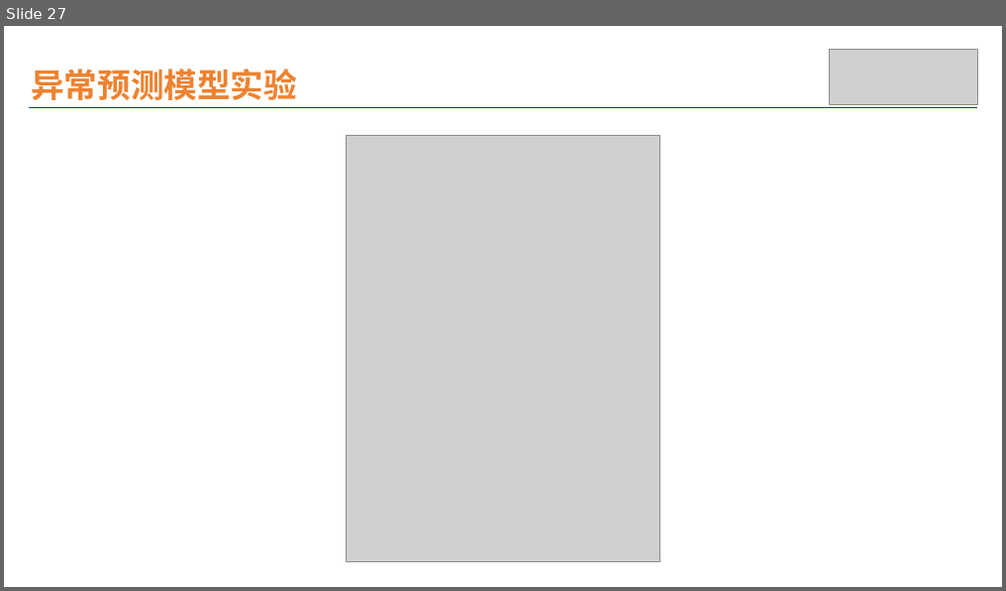
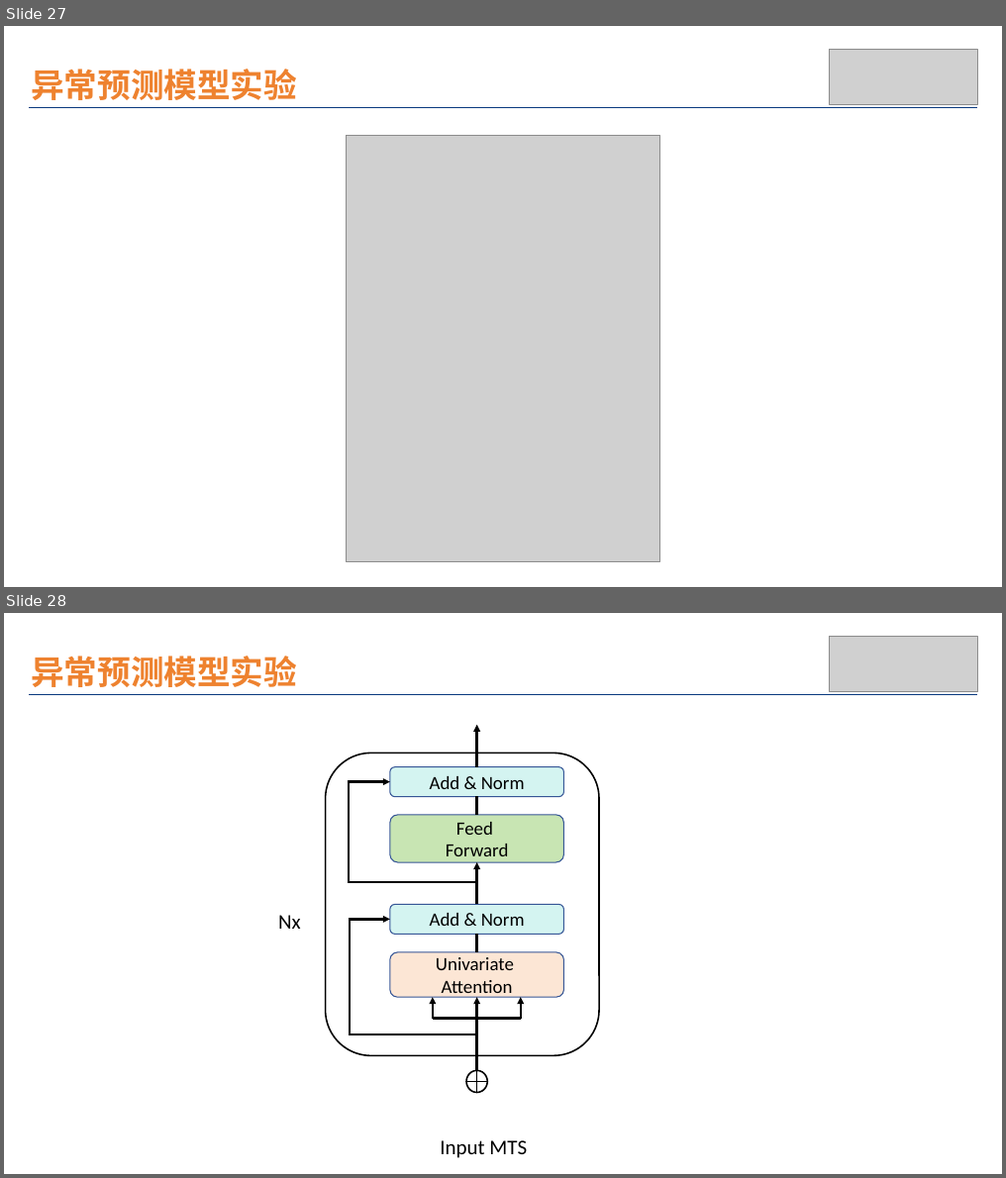
Before and after one commit to wuchenhu98/lunwen, a slide deck: 论文插图.pptx. Shown one above the other, each under a label of ours: slide 27 before the commit, slides 27 and 28 after it. The pictures are 1006x591 and 1006x1178 pixels, drawn with LibreOffice and Linux fonts; fonts in the diff are those of the drawing; grey boxes stand for pictures. Boxes give left, top, right and bottom in pixels: in the first picture for what was removed or moved away, otherwise in the second. Text is boxed around its words. In the diff, an @@ line names an element or a change of style, - is before the commit and + after.

```diff
--- a/论文插图.pptx
+++ b/论文插图.pptx
@@ slide 28 added at bbox=[4, 613, 1002, 1174], background #FFFFFF @@
@@ picture added at bbox=[829, 636, 977, 691] @@
@@ text added at bbox=[31, 656, 297, 687], 32 pt, text #EE822F, bold @@
+异常预测模型实验
@@ line added from (29, 694) to (977, 694), #09397E 1 pt @@
@@ arrow added from (477, 767) to (477, 725), #000000 2.25 pt @@
@@ rounded rectangle added at bbox=[325, 753, 599, 1057], outline #000000 1.5 pt @@
@@ elbow arrow added from (476, 886) to (390, 782), #000000 2.25 pt @@
@@ rounded rectangle added at bbox=[390, 767, 564, 797], fill #D4F4F2, outline #355696 1 pt, 18 pt, text #000000 @@
+Add & Norm
@@ rounded rectangle added at bbox=[390, 815, 564, 863], fill #C8E5B3, outline #355696 1 pt, 18 pt, text #000000 @@
+Feed
+Forward
@@ line added from (477, 815) to (477, 796), #000000 2.25 pt @@
@@ arrow added from (477, 904) to (477, 862), #000000 2.25 pt @@
@@ rounded rectangle added at bbox=[390, 904, 564, 934], fill #D4F4F2, outline #355696 1 pt, 18 pt, text #000000 @@
+Add & Norm
@@ text added at bbox=[278, 915, 301, 929], 20 pt, text #000000 @@
+Nx
@@ elbow arrow added from (477, 1045) to (390, 919), #000000 2.25 pt @@
@@ line added from (477, 953) to (477, 934), #000000 2.25 pt @@
@@ rounded rectangle added at bbox=[390, 953, 564, 998], fill #FCE6D5, outline #355696 1 pt, 18 pt, text #000000 @@
+Univariate
+Attention
@@ arrow added from (433, 1019) to (433, 997), #000000 2.25 pt @@
@@ arrow added from (477, 1071) to (477, 997), #000000 2.25 pt @@
@@ arrow added from (521, 1019) to (521, 997), #000000 2.25 pt @@
@@ line added from (477, 1019) to (433, 1019), #000000 2.25 pt @@
@@ line added from (522, 1019) to (477, 1019), #000000 2.25 pt @@
@@ flow chart or added at bbox=[466, 1071, 487, 1093], outline #000000 1.5 pt @@
@@ text added at bbox=[440, 1141, 527, 1158], 20 pt, text #000000 @@
+Input MTS
```
Also in this commit, not shown: 2 other slides added, 1 other file.
